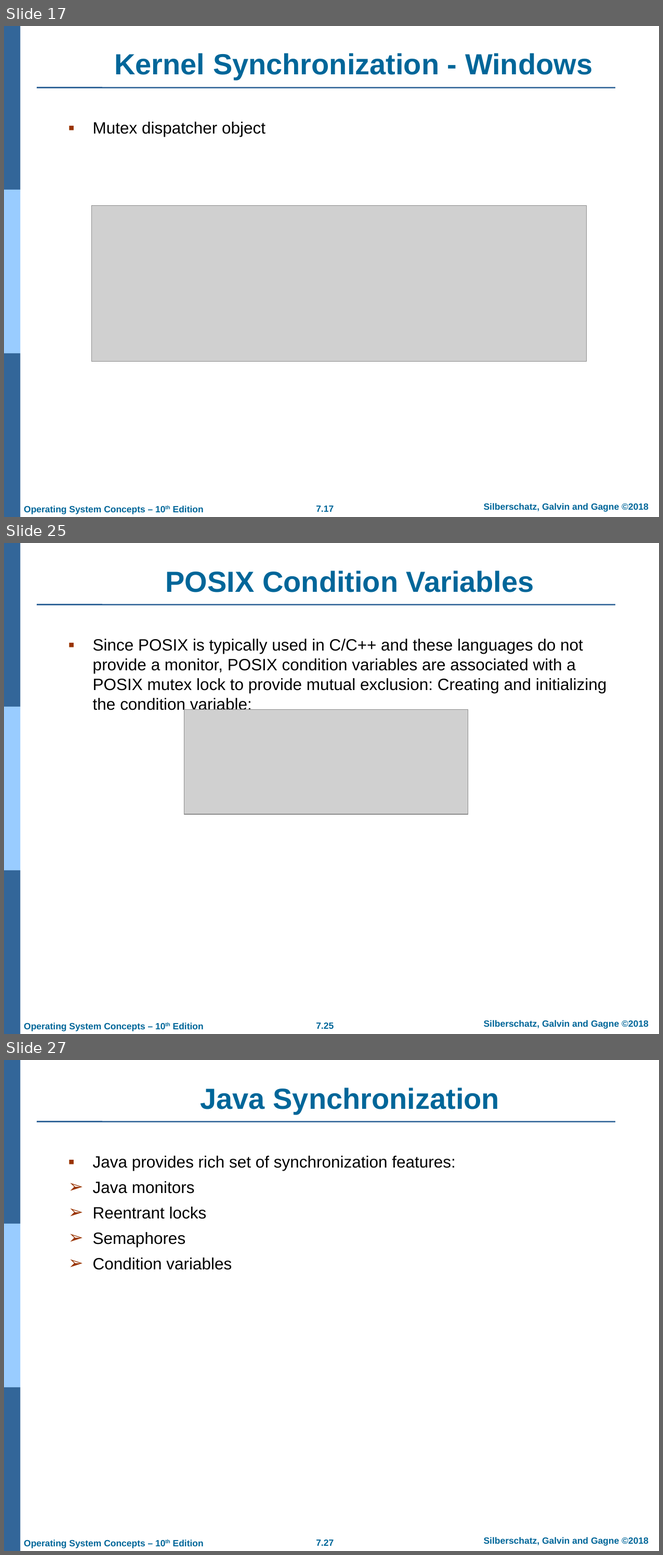
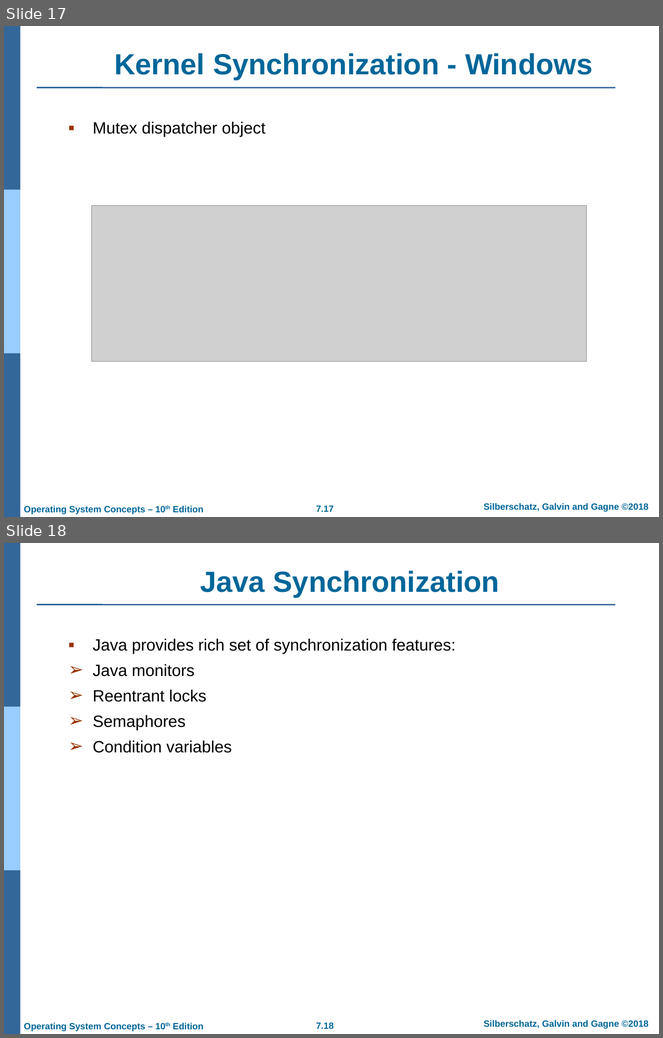
Before and after one commit to atu-se/atu.innomadic.com, a slide deck: courses/os/lectures/ch7.pptx. Shown one above the other, each under a label of ours: slides 17, 25 and 27 before the commit, slides 17 and 18 after it; the slides between them are not shown. The pictures are 663x1555 and 663x1038 pixels, drawn with LibreOffice and Linux fonts; fonts in the diff are those of the drawing; grey boxes stand for pictures; background and template pictures are left out. Boxes give left, top, right and bottom in pixels: in the first picture for what was removed or moved away, otherwise in the second. Text is boxed around its words. In the diff, an @@ line names an element or a change of style, - is before the commit and + after.

```diff
--- a/courses/os/lectures/ch7.pptx
+++ b/courses/os/lectures/ch7.pptx
@@ slide 25 removed at bbox=[4, 543, 659, 1034], background #FFFFFF; not listed: 7 template elements that a slide beside it also shows @@
@@ title removed at bbox=[166, 571, 534, 592] @@
-POSIX Condition Variables
@@ text removed at bbox=[93, 639, 607, 713] @@
-▪ Since POSIX is typically used in C/C++ and these languages do not provide a monitor, POSIX condition variables are associated with a POSIX mutex lock to provide mutual exclusion: Creating and initializing the condition variable:
@@ picture removed at bbox=[184, 710, 468, 815] @@
@@ what was slide 27 is now slide 18 @@
@@ page number at bbox=[316, 1022, 334, 1029]: text changed @@
-7.27
+7.18
```
Also in this commit, not shown: 1 slide changed, 8 other slides removed.
